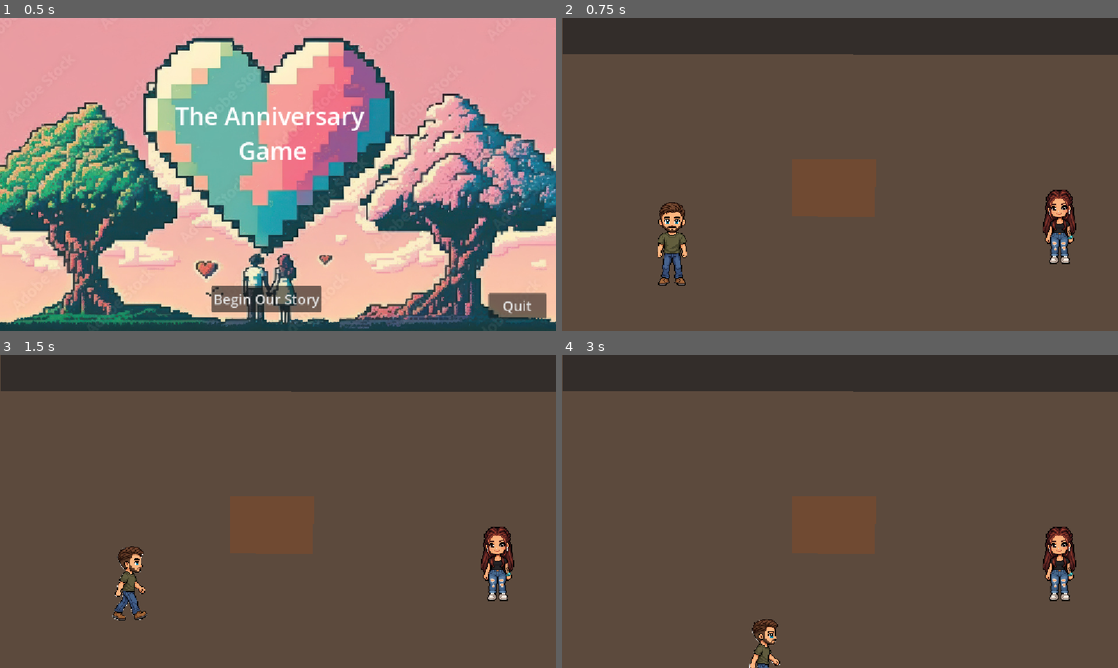
Above: before the commit, frames 1-4 (two rows, left to right).
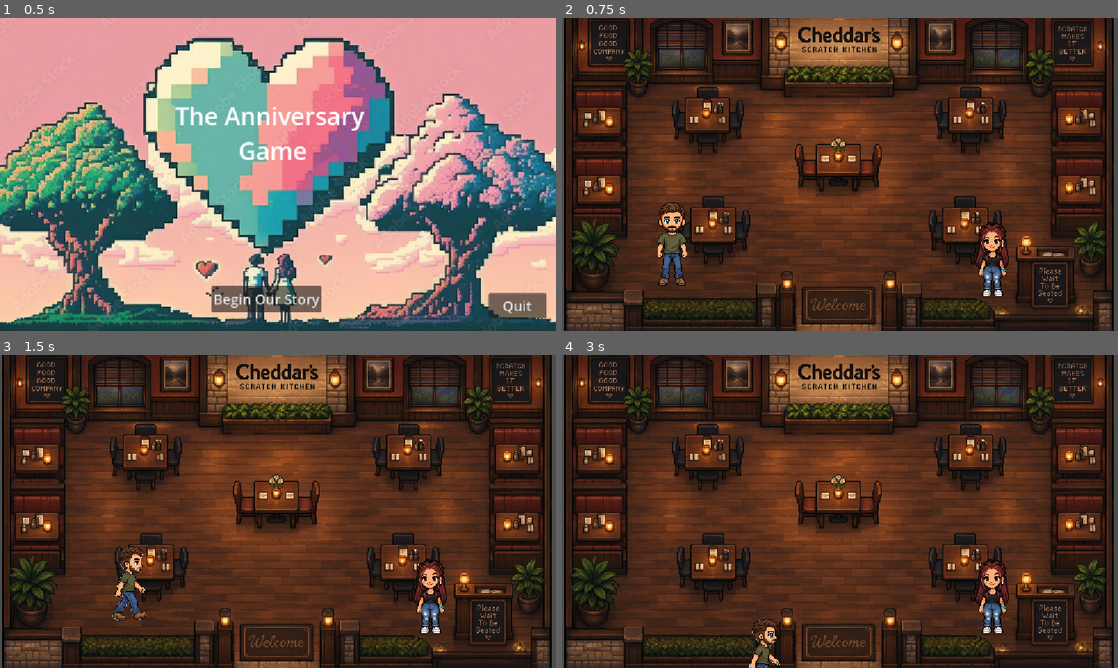
Above: after the commit, the same moments.

Repository: anabelkamenske430/Year-4
Game: Godot game, scene res://scenes/levels/title_screen.tscn
Two runs of this game, one before a commit and one after it. Both use one fixed random seed, a clock stepped at 60 frames per second and the inputs below.
Inputs:
- Up to frame 1 (0.5 s): no input
- Up to frame 2 (0.75 s): click "Begin Our Story" at 0.5 s
- Up to frame 3 (1.5 s): tap Enter at 1.25 s; hold D (move_right) from 1.28 s (still down); hold E (interact) from 1.28 s (still down)
- Up to frame 4 (3 s): release D (move_right) at 2.03 s; release E (interact) at 2.03 s; hold S (move_down) 2.03-2.78 s; tap E (interact) at 2.1 s; hold D (move_right) from 2.78 s (still down); hold E (interact) from 2.78 s (still down)

Frame 1 is identical in both runs. In frame 2, 92% of the frame differs, in the area x 0-100%, y 0-100%; in frame 3, 92%; in frame 4, 92%.

Commit message:
Update first date scene background

Diff:
--- a/loverboy-and-bel/scenes/levels/first_date.tscn
+++ b/loverboy-and-bel/scenes/levels/first_date.tscn
@@ -2,6 +2,7 @@
 
 [ext_resource type="Script" uid="uid://5rs6qooohxir" path="res://scripts/first_date.gd" id="1_aju64"]
 [ext_resource type="PackedScene" uid="uid://bfrjo0u7e4fq" path="res://scenes/characters/bel.tscn" id="1_xx8ys"]
+[ext_resource type="Texture2D" uid="uid://4l21kypo7v4d" path="res://assets/environments/first_date_background.png" id="2_2ejkv"]
 [ext_resource type="PackedScene" uid="uid://cftclvctilfi1" path="res://scenes/characters/loverboy.tscn" id="2_fpm3c"]
 [ext_resource type="PackedScene" uid="uid://cqm1pe1guswge" path="res://scenes/ui/dialogue_box.tscn" id="3_fpm3c"]
 [ext_resource type="PackedScene" uid="uid://bn0xvdy32aunp" path="res://scenes/ui/achievement_popup.tscn" id="5_si2br"]
@@ -12,26 +13,35 @@
 [node name="Environment" type="Node2D" parent="." unique_id=65208877]
 
 [node name="Floor" type="Polygon2D" parent="Environment" unique_id=1087986955]
+visible = false
 position = Vector2(2, -5)
 color = Color(0.36078432, 0.2901961, 0.23921569, 1)
 polygon = PackedVector2Array(-6, 2, -15, 664, 1164, 669, 1173, -16)
 
 [node name="BackWall" type="Polygon2D" parent="Environment" unique_id=691400250]
+visible = false
 color = Color(0.2, 0.1764706, 0.16470589, 1)
 polygon = PackedVector2Array(2, 74, 1154, 77, 1153, -11, 3, -8)
+
+[node name="Sprite2D" type="Sprite2D" parent="Environment" unique_id=14745565]
+position = Vector2(574, 310)
+scale = Vector2(0.74088544, 0.67089844)
+texture = ExtResource("2_2ejkv")
 
 [node name="Table" type="StaticBody2D" parent="Environment" unique_id=1589556329]
 position = Vector2(1, -4)
 
 [node name="Polygon2D" type="Polygon2D" parent="Environment/Table" unique_id=1320511774]
+visible = false
 color = Color(0.4392157, 0.2901961, 0.19607843, 1)
 polygon = PackedVector2Array(475, 296, 476, 414, 647, 417, 650, 295)
 
 [node name="CollisionPolygon2D" type="CollisionPolygon2D" parent="Environment/Table" unique_id=1260827017]
-polygon = PackedVector2Array(470, 288, 469, 418, 653, 421, 654, 288)
+position = Vector2(10, -41)
+polygon = PackedVector2Array(526, 298, 524, 414, 601, 418, 609, 306)
 
 [node name="Bel" parent="." unique_id=1496050138 instance=ExtResource("1_xx8ys")]
-position = Vector2(1030, 510)
+position = Vector2(891, 579)
 dialogue_type = "first_date"
 
 [node name="Loverboy" parent="." unique_id=985468098 instance=ExtResource("2_fpm3c")]
@@ -55,7 +65,7 @@
 grow_vertical = 1
 
 [node name="LoverboySeatPosition" type="Marker2D" parent="." unique_id=1634043153]
-position = Vector2(563, 449)
+position = Vector2(495, 349)
 
 [node name="BelSeatPosition" type="Marker2D" parent="." unique_id=1285744900]
-position = Vector2(558, 256)
+position = Vector2(649, 338)
Binary file added: loverboy-and-bel/assets/environments/first_date_background.png
Not shown, added: loverboy-and-bel/assets/environments/first_date_background.png.import
